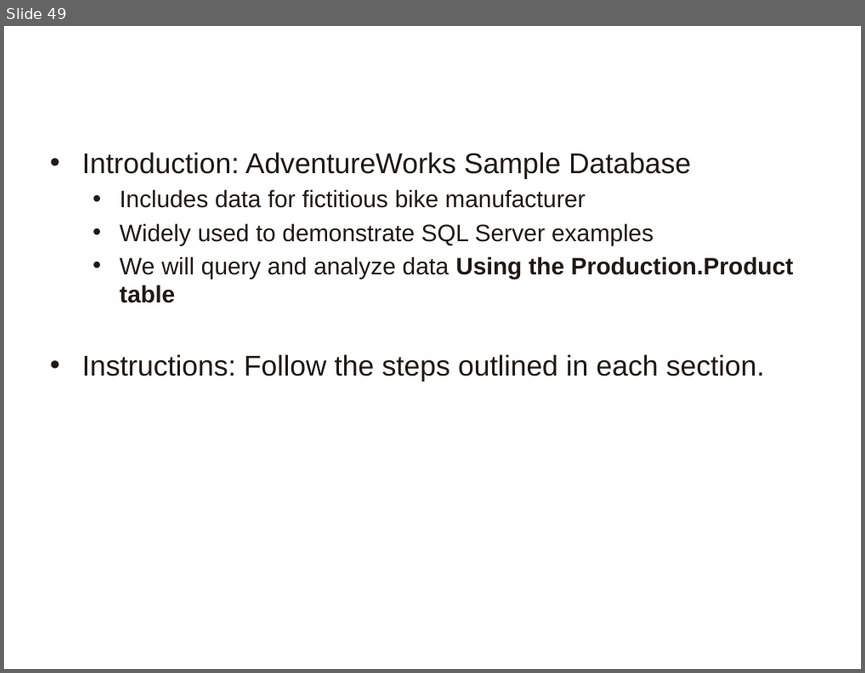
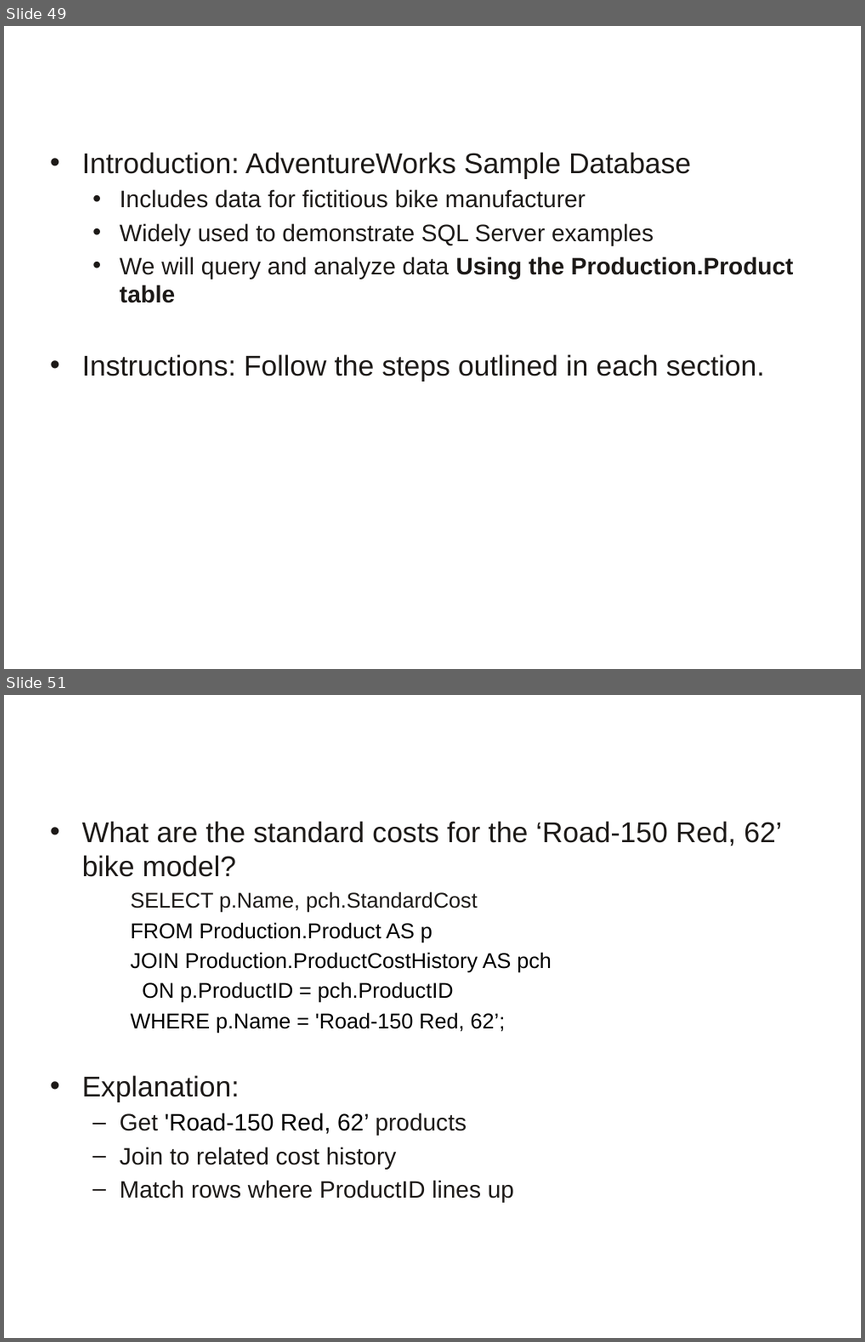
Before and after one commit to a099954/ABC-Program, a slide deck: SQL/06-joins - Final.pptx. Shown one above the other, each under a label of ours: slide 49 before the commit, slides 49 and 51 after it; the slides between them are not shown. The pictures are 865x673 and 865x1342 pixels, drawn with LibreOffice and Linux fonts; fonts in the diff are those of the drawing; background and template pictures are left out. Boxes give left, top, right and bottom in pixels: in the first picture for what was removed or moved away, otherwise in the second. Text is boxed around its words. In the diff, an @@ line names an element or a change of style, - is before the commit and + after.

```diff
--- a/SQL/06-joins - Final.pptx
+++ b/SQL/06-joins - Final.pptx
@@ slide 51 added at [4,695,861,1338], background #FFFFFF @@
@@ title added at [41,706,813,746], 24 pt, text #FFFFFF @@
+Exercise 1 - Answer
@@ text added at [82,821,782,1202], 18 pt, text #1C1917 @@
+• What are the standard costs for the ‘Road-150 Red, 62’ bike model?
+    SELECT p.Name, pch.StandardCost
+    FROM Production.Product AS p
+    JOIN Production.ProductCostHistory AS pch
+    ON p.ProductID = pch.ProductID
+    WHERE p.Name = 'Road-150 Red, 62’;
+• Explanation:
+  – Get 'Road-150 Red, 62’ products
+  – Join to related cost history
+  – Match rows where ProductID lines up
```
Also in this commit, not shown: 3 slides changed, 6 other slides added, 3 slides removed.
